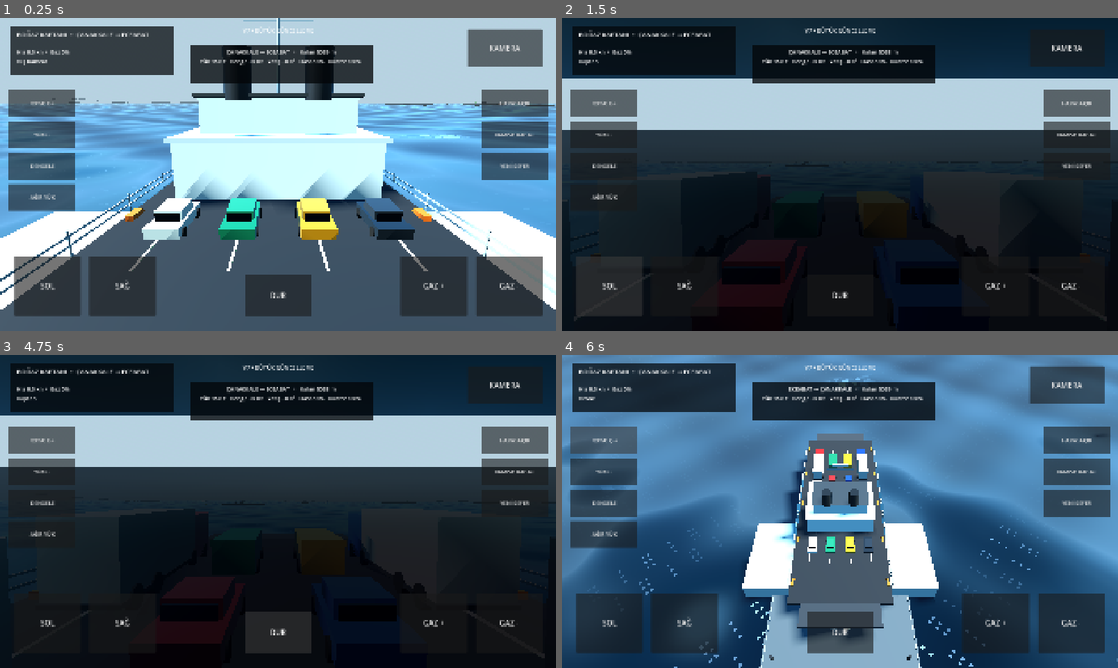
Above: before the commit, frames 1-4 (two rows, left to right).
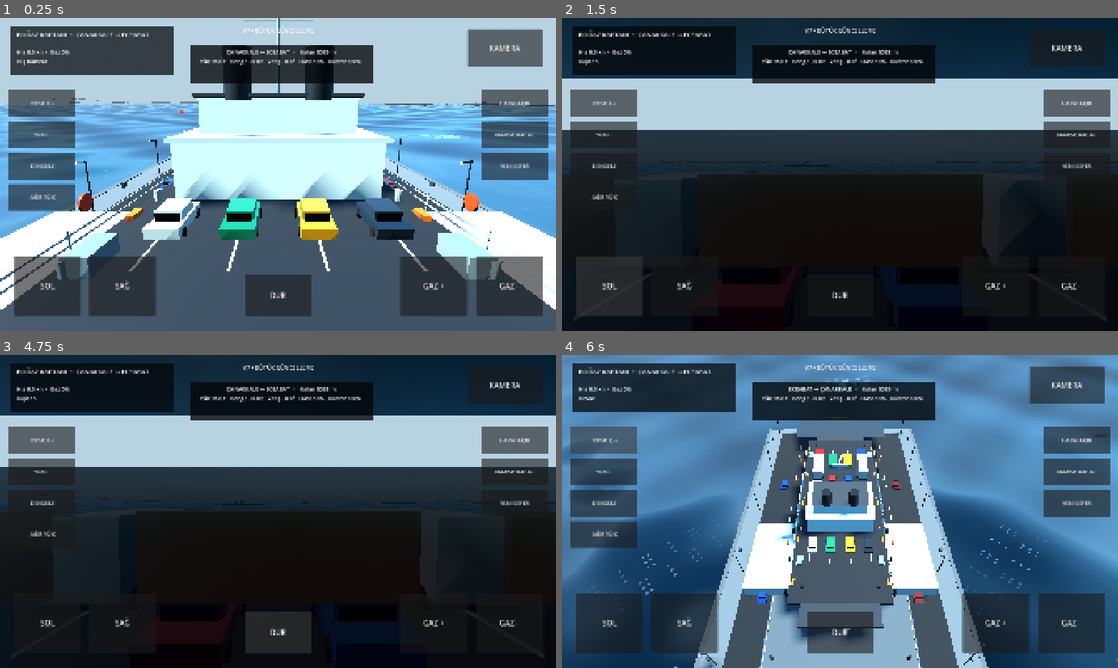
Above: after the commit, the same moments.

Repository: Kabatepe03/bogaz-kaptani
Game: Godot game, scene res://scenes/main.tscn
Same seed, same stepped clock (60 frames per second), same inputs: the game is played once before the commit and once after it.
Inputs:
- Up to frame 1 (0.25 s): no input
- Up to frame 2 (1.5 s): hold D (steer_right) 0.53-1.25 s; tap C (camera_next) at 0.6 s; click "SOL" at 1.25 s
- Up to frame 3 (4.75 s): click "SAĞ" at 2 s; click "GAZ +" at 2.75 s; click "GAZ -" at 3.5 s; click "DUR" at 4.25 s
- Up to frame 4 (6 s): click "KAMERA" at 5 s; click "ROTA: E→" at 5.75 s

The runs differ from the first frame. In frame 1, 4.5% of the frame differs, in the area x 10-91%, y 29-84%; in frame 2, 3.4%; in frame 3, 3.7%; in frame 4, 13%, in the area x 23-77%, y 19-100%.

Commit message:
feat(v8): enable realism autoload

Diff:
--- a/project.godot
+++ b/project.godot
@@ -5,6 +5,9 @@
 config/name="Boğaz Kaptanı"
 run/main_scene="res://scenes/main.tscn"
 config/features=PackedStringArray("4.4", "Mobile")
+
+[autoload]
+V8Realism="*res://scripts/v8_realism.gd"
 
 [display]
 window/size/viewport_width=1920
